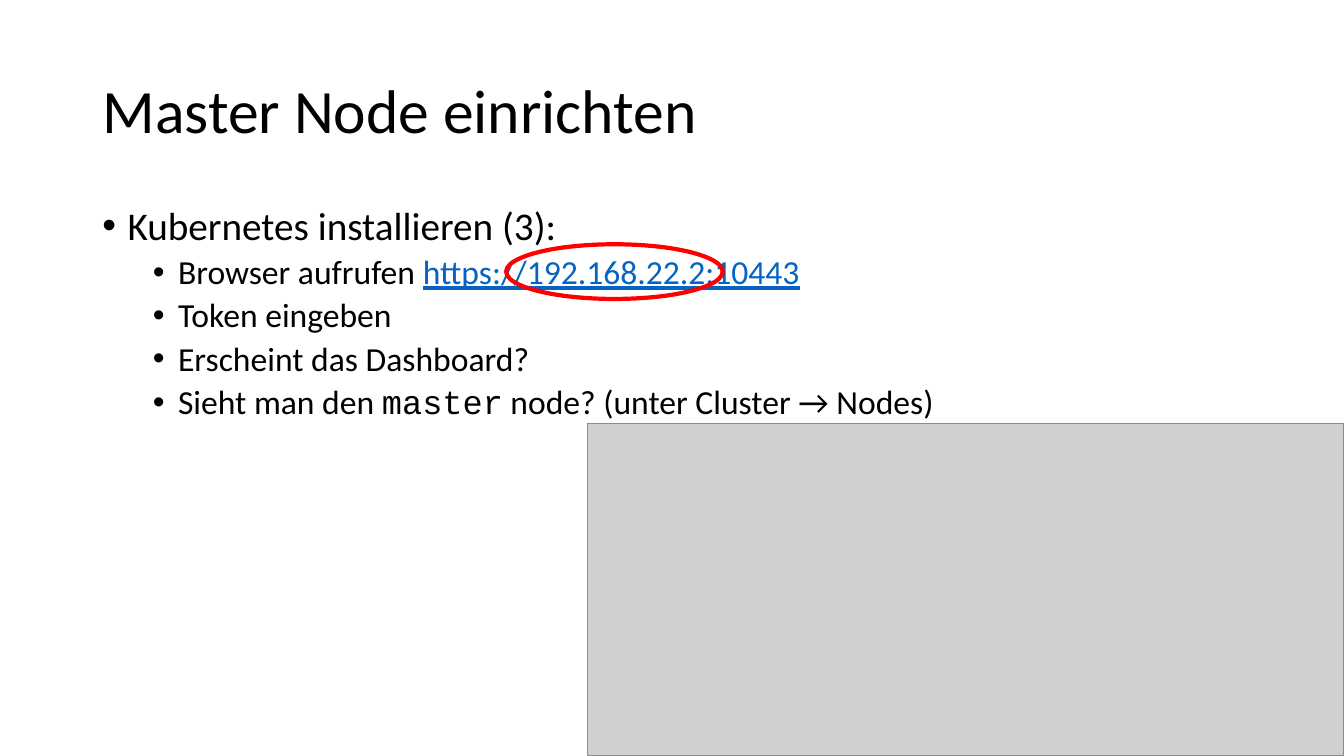
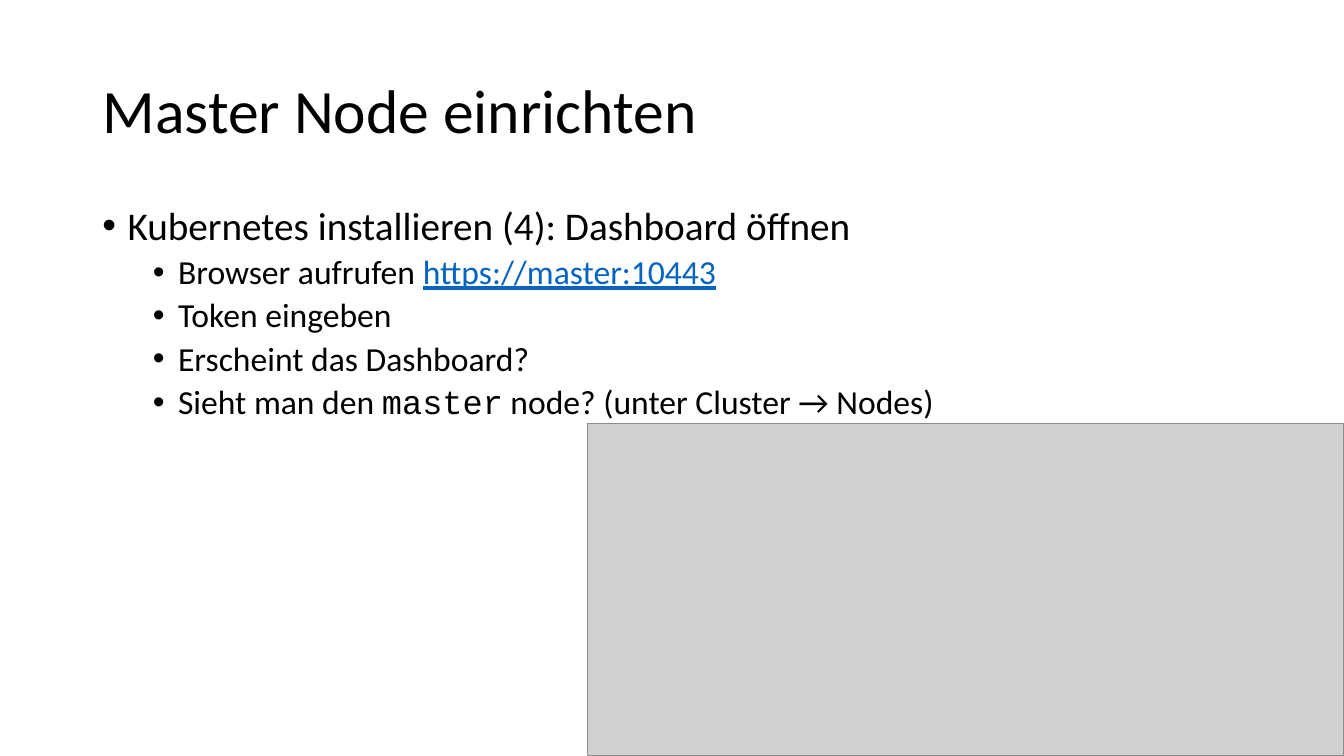
Before and after one commit to igeldo/PR4-SoSe23, a slide deck: slide 17 of sample/kubernetes/Bring your own device - Teil 1.pptx (slide 12 before the commit). Drawn at 1344x756 pixels with LibreOffice and Linux fonts; fonts in the diff are those of the drawing; grey boxes stand for pictures. Boxes give left, top, right and bottom in pixels: in the first picture for what was removed or moved away, otherwise in the second. Text is boxed around its words. In the diff, an @@ line names an element or a change of style, - is before the commit and + after.

```diff
--- a/sample/kubernetes/Bring your own device - Teil 1.pptx
+++ b/sample/kubernetes/Bring your own device - Teil 1.pptx
@@ text at [128,211,850,290]: text changed; size 24 to 28 pt @@
-• Kubernetes installieren (3):
-  • Browser aufrufen https://192.168.22.2:10443
+• Kubernetes installieren (4): Dashboard öffnen
+  • Browser aufrufen https://master:10443
@@ ellipse removed at [506,244,723,298] @@
```
Also in this commit, not shown: 8 other slides changed, 6 slides added, 4 other files.
